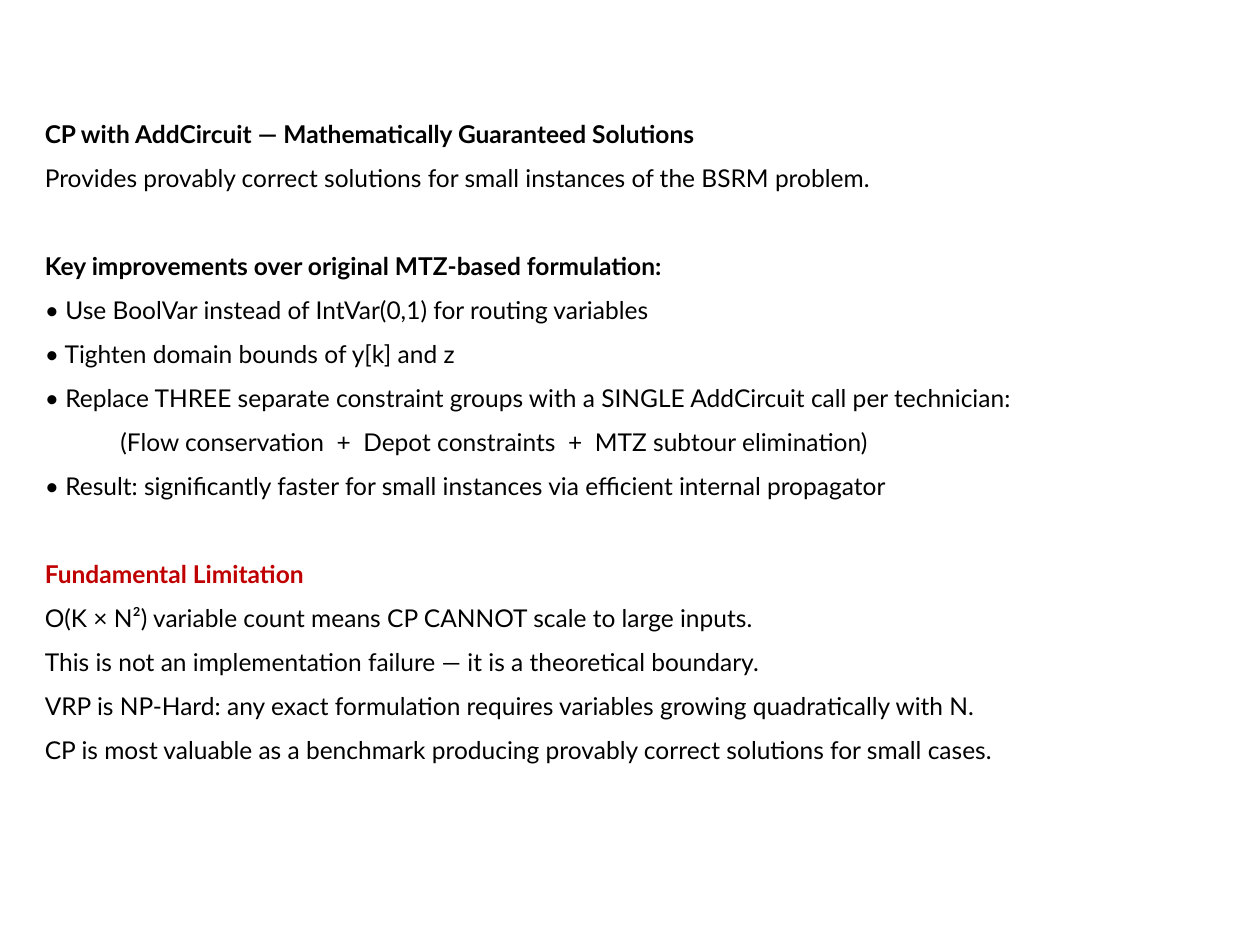
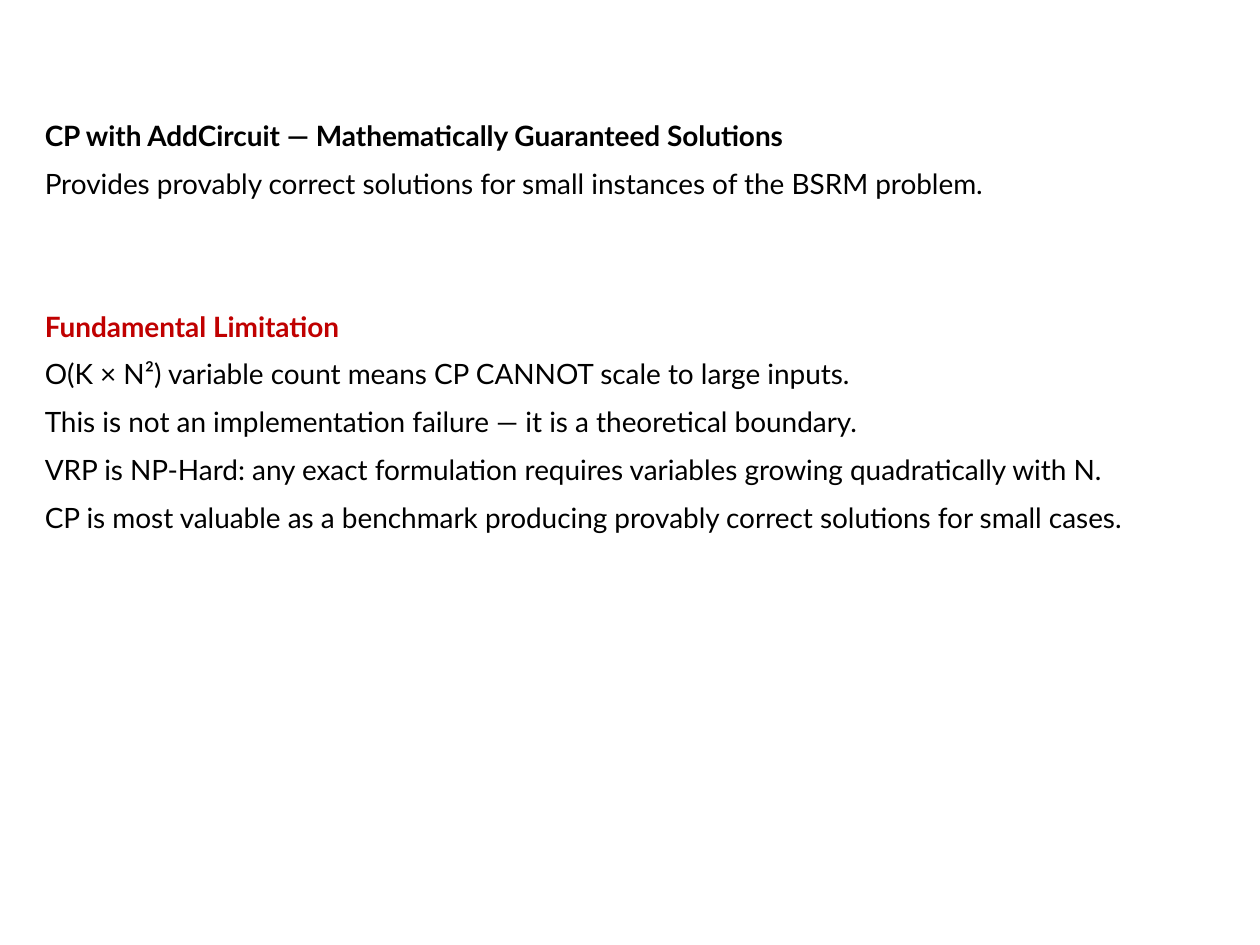
Before and after one commit to meeGit-dpm/167686_Project_Optimization, a slide deck: slide 20 of Report/FundOptG5.pptx. Drawn at 1260x945 pixels with LibreOffice and Linux fonts; fonts in the diff are those of the drawing; background and template pictures are left out. Boxes give left, top, right and bottom in pixels: in the first picture for what was removed or moved away, otherwise in the second. Text is boxed around its words. In the diff, an @@ line names an element or a change of style, - is before the commit and + after.

```diff
--- a/Report/FundOptG5.pptx
+++ b/Report/FundOptG5.pptx
@@ text "CP with AddCircuit — Mathematically ..." at <box>45,125,1122,533</box>: size 14 to 16 pt @@
@@ title at <box>45,257,248,279</box>: text changed @@
-5.1 Background & Key Improvements
+5.1 Background
@@ text at <box>65,256,1010,500</box>: paragraphs removed @@
-Key improvements over original MTZ-based formulation:
-• Use BoolVar instead of IntVar(0,1) for routing variables
-• Tighten domain bounds of y[k] and z
-• Replace THREE separate constraint groups with a SINGLE AddCircuit call per technician:
-(Flow conservation + Depot constraints + MTZ subtour elimination)
-• Result: significantly faster for small instances via efficient internal propagator
```
Also in this commit, not shown: 3 other slides changed.
